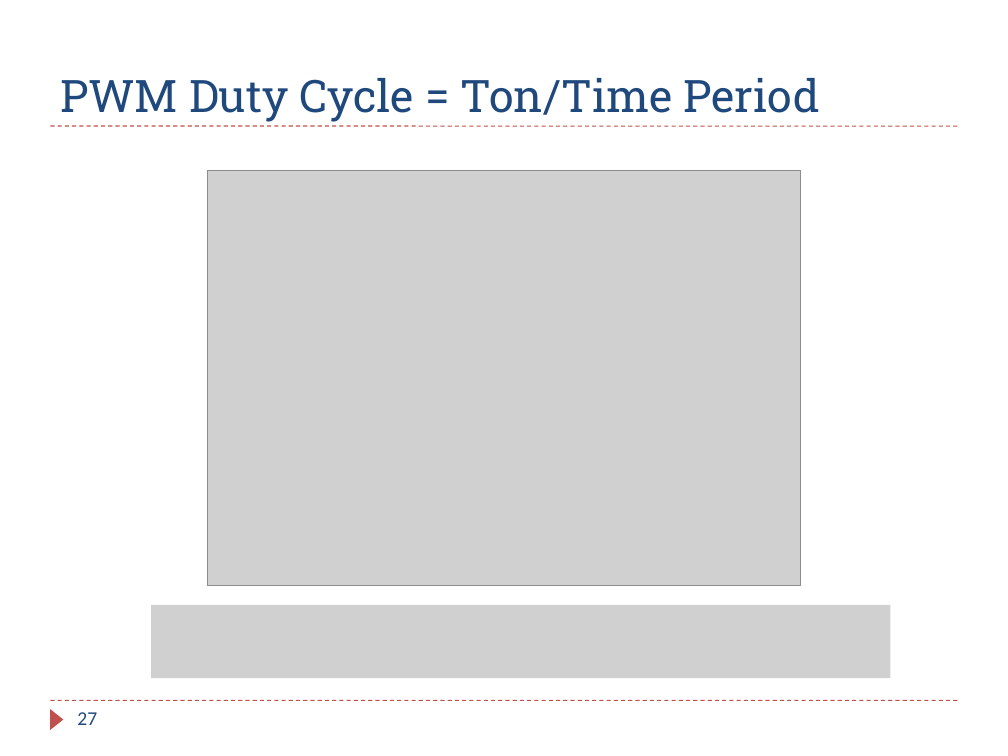
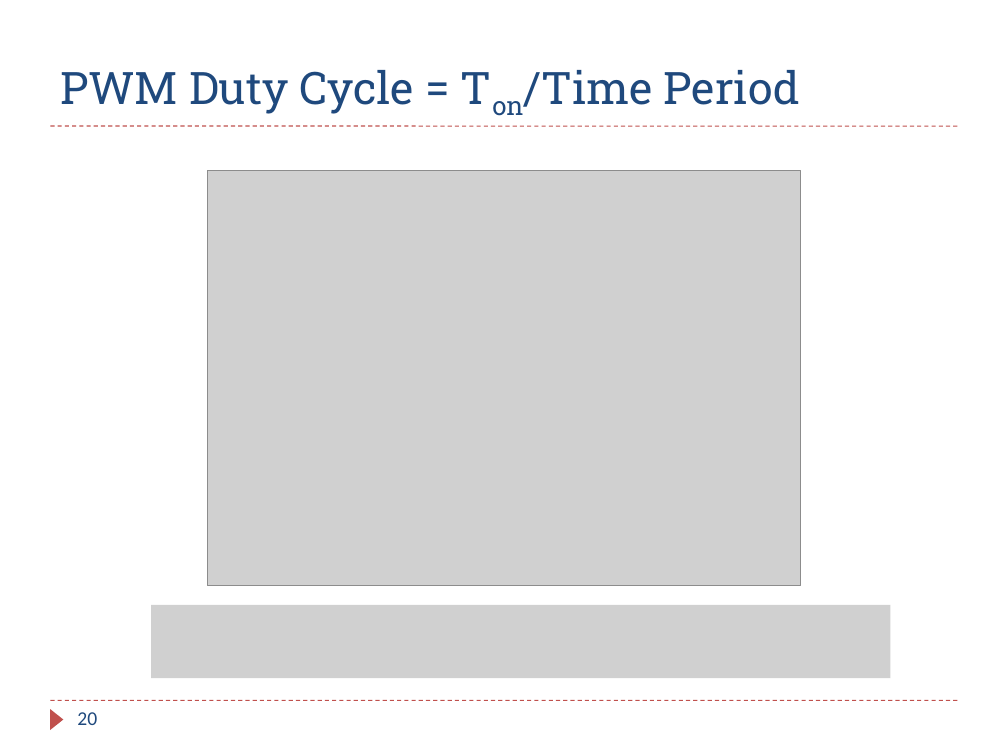
Before and after one commit to guhofstra/CSC111Fa25, a slide deck: slide 20 of PPTs/Chxx_Review.pptx (slide 27 before the commit). Drawn at 1008x756 pixels with LibreOffice and Linux fonts; fonts in the diff are those of the drawing; grey boxes stand for pictures. Boxes give left, top, right and bottom in pixels: in the first picture for what was removed or moved away, otherwise in the second. Text is boxed around its words. In the diff, an @@ line names an element or a change of style, - is before the commit and + after.

```diff
--- a/PPTs/Chxx_Review.pptx
+++ b/PPTs/Chxx_Review.pptx
@@ title "PWM Duty Cycle = Ton/Time ..." at (60,70,800,114): now subscript in "Ton/Time" @@
@@ page number at (77,712,97,725): text changed @@
-27
+20
```
Also in this commit, not shown: 1 other slide changed, 10 slides removed, 14 other files.
